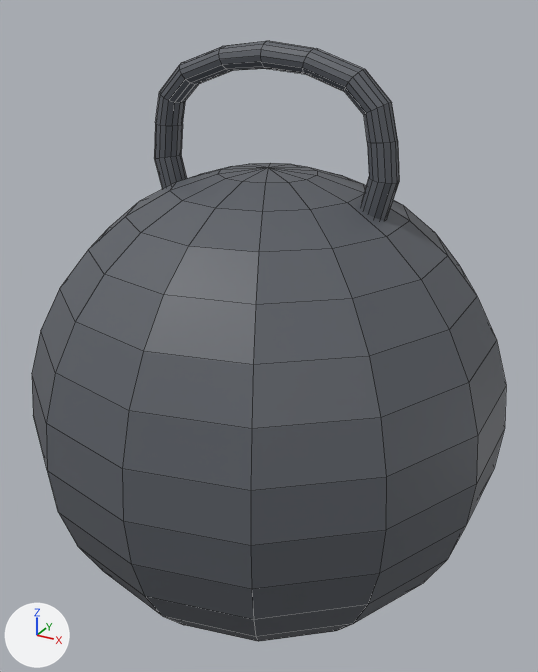
A saved change to the FBX model Assets/Models/Gym/dumbbell_2.fbx.
Before and after are seen from a 50 mm lens placed at (1.006, -1.825, 1.402), pointed at (-0.004, 0.011, 0.484). Every picture has the same lights, and +X, +Y and +Z are marked at lower left. Mesh edges are drawn as thin lines. Where no turn or scale is listed for an object, it has been applied to the vertices.

The older version as bpy lines, for what is in view:
```python
me_sphere = bpy.data.meshes.new('Sphere')
me_sphere.from_pydata(...)  # 394 vertices, 394 faces; spans x -0.7..0.7, y -0.72..0.72, z -0.72..1.04
me_sphere.materials.append(mat_material)  # picture img_texture_png
ob_sphere = bpy.data.objects.new('Sphere', me_sphere)
ob_sphere.location = (0.0, 0.0, 0.281)
```
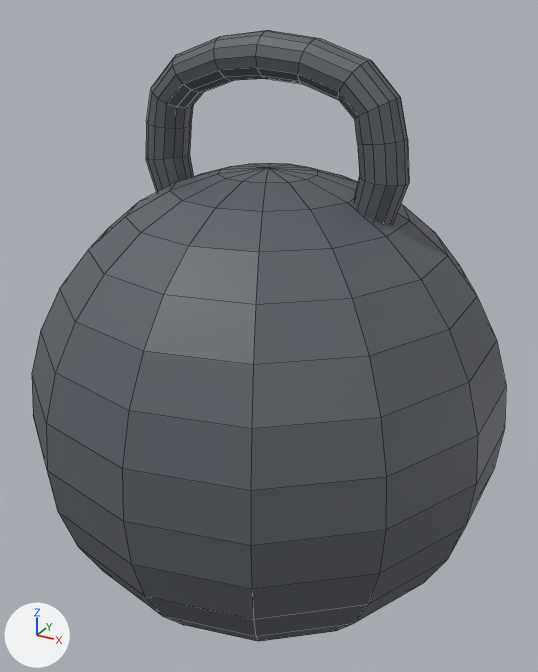
Boxes (x1, y1, x2, y2) around the edits, measured in the pictures (538 x 672 px; the box of a moved part takes in the faces that stretch with it):
```json
{"object": "Sphere", "change": "reshaped", "before": [32, 41, 506, 642], "after": [32, 30, 506, 642]}
{"part": 1, "of": "me_sphere", "change": "added", "after": [146, 30, 409, 224]}
{"part": 2, "of": "me_sphere", "change": "moved or reshaped", "before": [154, 41, 399, 220], "on screen": "not visible afterwards"}
```

Edits to the scene script, one JSON object a line:
```json
{"block": "me_sphere", "where": "# used by ob_sphere; location = (0.0, 0.0, 0.281)"}
{"op": "remove", "block": "me_sphere", "code": "me_sphere.from_pydata(...)  # 394 vertices, 394 faces; spans x -0.7..0.7, y -0.72..0.72, z -0.72..1.04"}
{"op": "add", "block": "me_sphere", "code": "me_sphere.from_pydata(...)  # 576 vertices, 564 faces; spans x -0.7..0.7, y -0.72..0.72, z -0.72..1.07"}
{"block": "me_sphere", "change": "me_sphere part 1: a new loose piece of 182 vertices spanning x -0.4..0.4, y -0.07..0.07, z 0.59..1.07, in mat_material (picture img_texture_png)"}
{"block": "me_sphere", "change": "me_sphere part 2"}
{"block": "me_sphere", "change": "170 faces are deleted"}
{"block": "me_sphere", "change": "170 new faces join them"}
```
